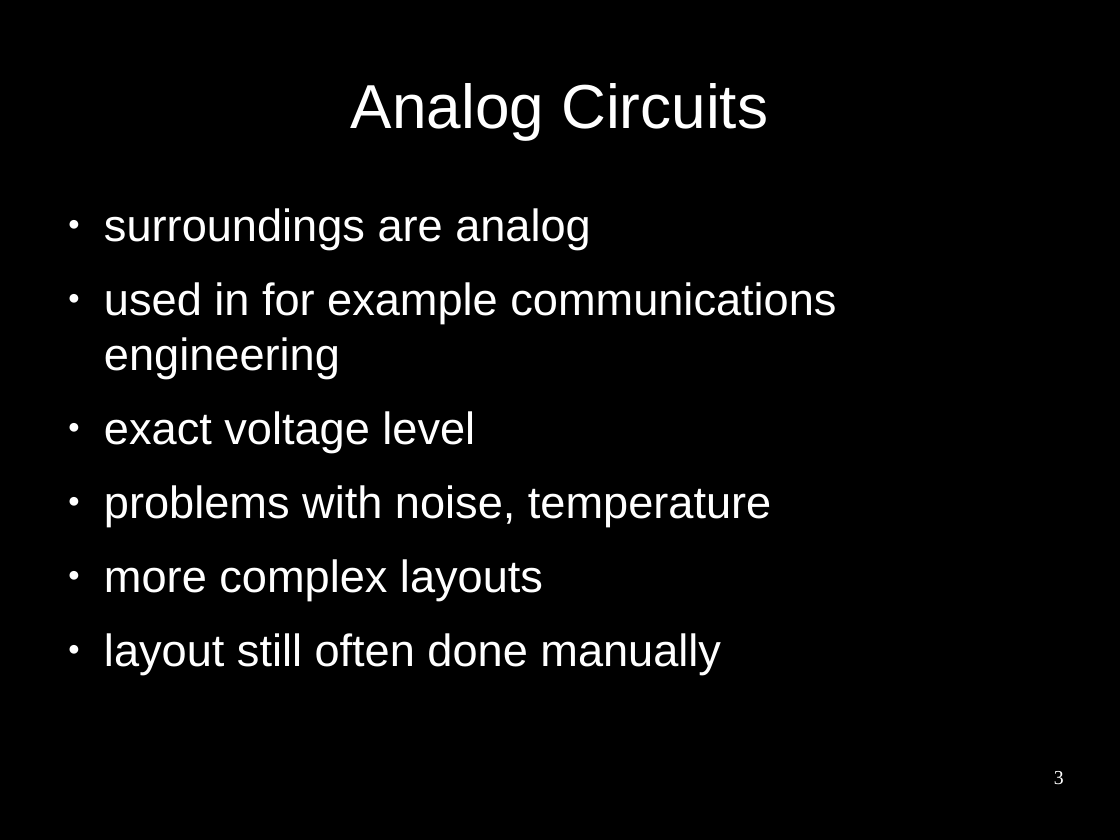
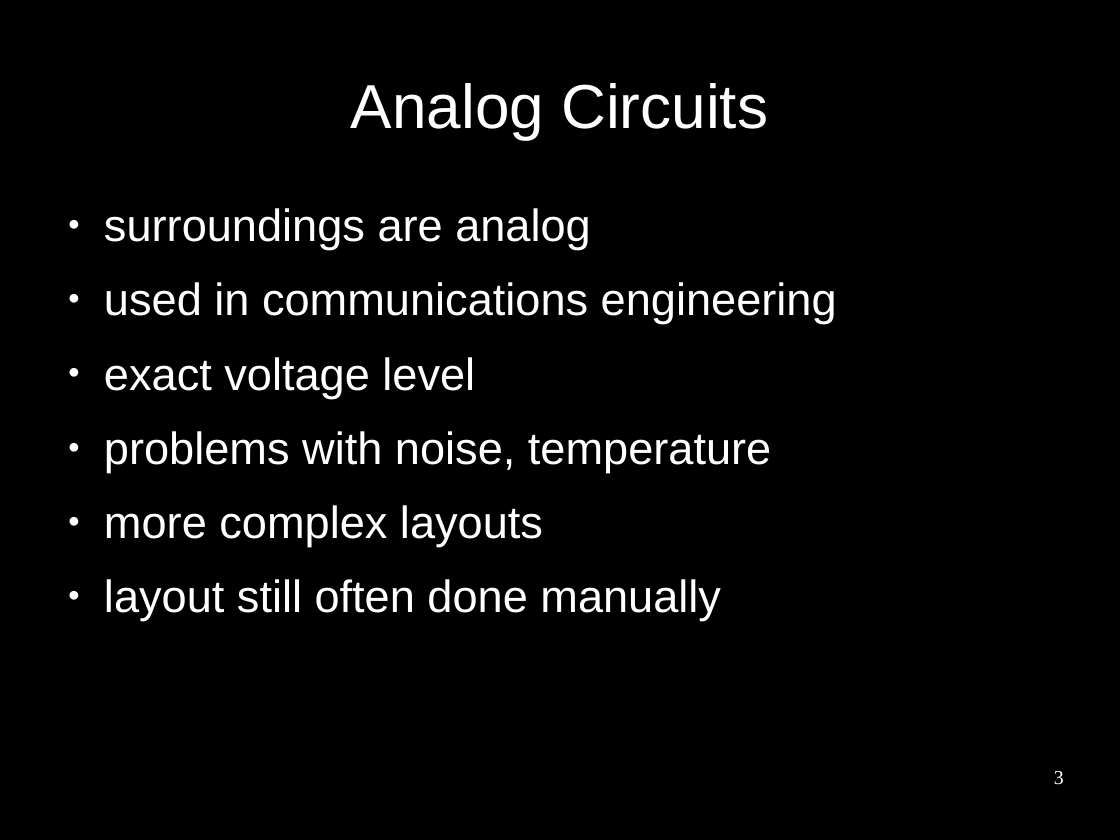
Before and after one commit to benediktibk/bachelorthesis, a slide deck: slide 3 of presentation.odp. Drawn at 1120x840 pixels with LibreOffice and Linux fonts; fonts in the diff are those of the drawing; background and template pictures are left out. Boxes give left, top, right and bottom in pixels: in the first picture for what was removed or moved away, otherwise in the second. Text is boxed around its words. In the diff, an @@ line names an element or a change of style, - is before the commit and + after.

```diff
--- a/presentation.odp
+++ b/presentation.odp
@@ text at (104, 282, 837, 324): text changed @@
-● used in for example communications engineering
+● used in communications engineering
```
Also in this commit, not shown: 21 other slides changed, 2 slides added.
